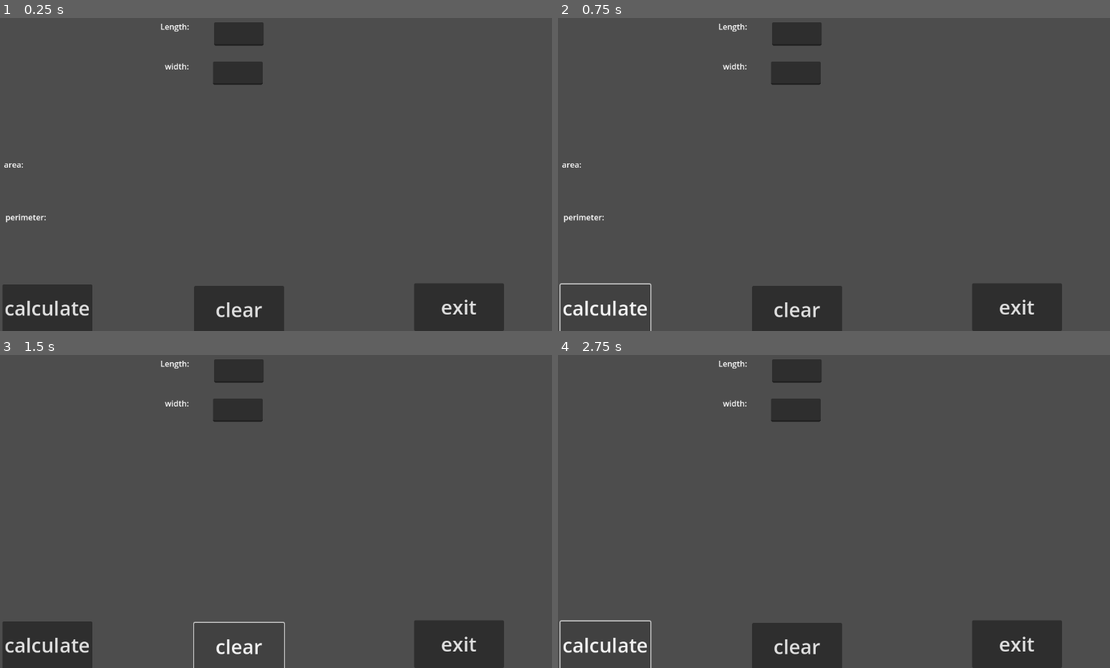
Above: before the commit, frames 1-4 (two rows, left to right).
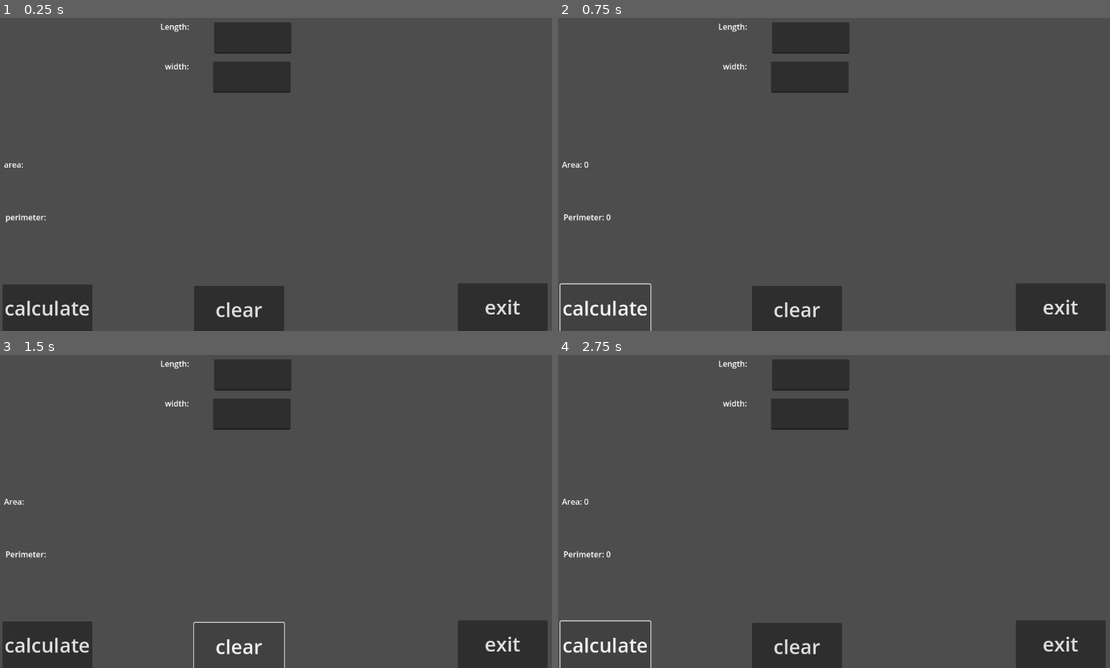
Above: after the commit, the same moments.

Repository: max-schilling/game-design-1
Game: Godot game, scene res://prog52/prog_52a.tscn
Two runs of this game, one before a commit and one after it. Both use one fixed random seed, a clock stepped at 60 frames per second and the inputs below. The project has no main scene, so this scene is started directly.
Inputs:
- Up to frame 1 (0.25 s): no input
- Up to frame 2 (0.75 s): click "calculate" at 0.5 s
- Up to frame 3 (1.5 s): click "clear" at 1.25 s
- Up to frame 4 (2.75 s): click "calculate" at 2 s

The runs differ from the first frame. In frame 1, 3.9% of the frame differs, in the area x 38-100%, y 1-100%; in frame 2, 4.0%; in frame 3, 4.0%; in frame 4, 4.1%, in the area x 0-100%, y 1-100%.

Commit message:
update 1/2 | 9/6
made prog_52a actually calculate

Diff:
--- a/prog52/prog_52a.gd
+++ b/prog52/prog_52a.gd
@@ -2,11 +2,11 @@
 
 func _on_btn_calc_pressed() -> void:
 	var length = int($txtLen.text)
-	var width = int($txtLen.text)
+	var width = int($txtWid.text)
 	var area = length * width
 	var perim = 2 * length + 2 * width
-	$lblArea.text + "Area: " + str(area)
-	$lblPerim.text + "Perim: " + str(perim)
+	$lblArea.text = "Area: " + str(area)
+	$lblPerim.text = "Perimeter: " + str(perim)
 # Operators: + - * / %          ** pow
 # str - string (text)
 #int - interger (whole number)
@@ -15,8 +15,8 @@
 func _on_btn_clear_pressed() -> void:
 	$txtLen.text = ""
 	$txtWid.text = ""
-	$lblArea.text = ""
-	$lblPerim.text = ""
+	$lblArea.text = "Area: "
+	$lblPerim.text = "Perimeter: "
 
 func _on_btn_exit_pressed() -> void:
 	get_tree().quit()
--- a/prog52/prog_52a.tscn
+++ b/prog52/prog_52a.tscn
@@ -60,6 +60,7 @@
 offset_top = 26.0
 offset_right = 531.0
 offset_bottom = 73.0
+theme = ExtResource("2_gqcvm")
 
 [node name="txtWid" type="LineEdit" parent="."]
 layout_mode = 0
@@ -67,6 +68,7 @@
 offset_top = 105.0
 offset_right = 529.0
 offset_bottom = 152.0
+theme = ExtResource("2_gqcvm")
 
 [node name="btnCalc" type="Button" parent="."]
 layout_mode = 0
@@ -88,9 +90,9 @@
 
 [node name="btnExit" type="Button" parent="."]
 layout_mode = 0
-offset_left = 834.0
+offset_left = 922.0
 offset_top = 552.0
-offset_right = 1015.0
+offset_right = 1103.0
 offset_bottom = 648.0
 theme = ExtResource("2_gqcvm")
 text = "exit"
